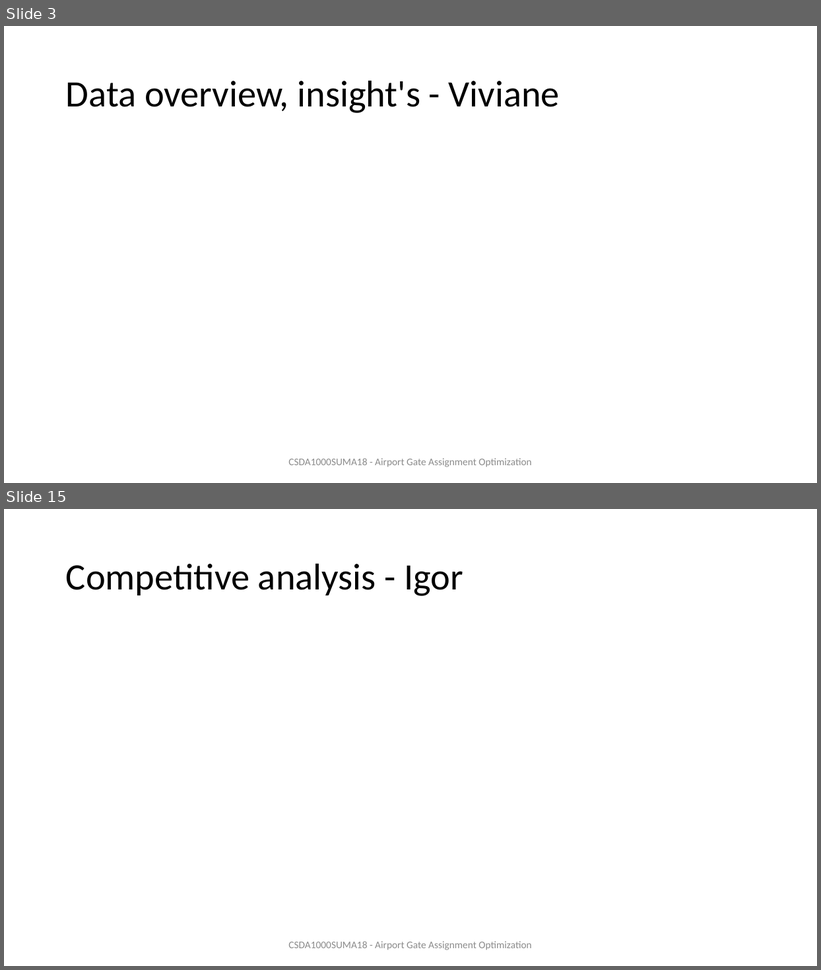
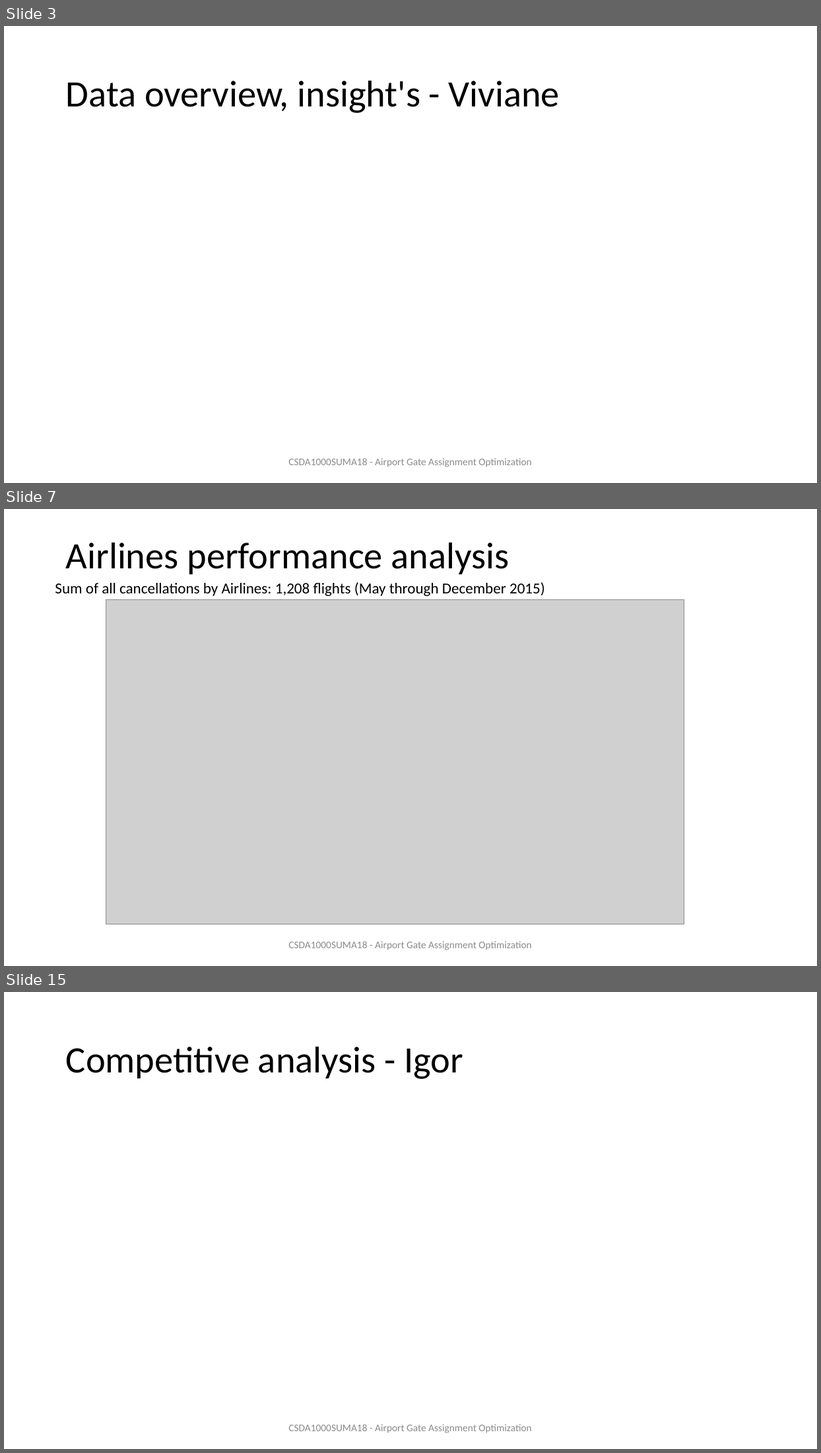
Before and after one commit to ivbsoftware/big-data-final, a slide deck: docs/slideshow/draft-Final Presentation.pptx. Shown one above the other, each under a label of ours: slides 3 and 15 before the commit, slides 3, 7 and 15 after it; the slides between them are not shown. The pictures are 821x970 and 821x1453 pixels, drawn with LibreOffice and Linux fonts; fonts in the diff are those of the drawing; grey boxes stand for pictures. Boxes give left, top, right and bottom in pixels: in the first picture for what was removed or moved away, otherwise in the second. Text is boxed around its words. In the diff, an @@ line names an element or a change of style, - is before the commit and + after.

Commit message:
updated slideshow - Diana&Kate/uploaded excel
Airlines performance analysis

```diff
--- a/docs/slideshow/draft-Final Presentation.pptx
+++ b/docs/slideshow/draft-Final Presentation.pptx
@@ slide 7 added at (4, 509, 817, 966), background #FFFFFF @@
@@ title added at (66, 542, 510, 574), 44 pt, text #000000 @@
+Airlines performance analysis
@@ text added at (55, 582, 545, 596), 18 pt, text #000000 @@
+Sum of all cancellations by Airlines: 1,208 flights (May through December 2015)
@@ picture added at (106, 600, 684, 924) @@
@@ text added at (288, 941, 531, 951), 12 pt, text #8C8C8C @@
+CSDA1000SUMA18 - Airport Gate Assignment Optimization
```
Also in this commit, not shown: 11 slides changed, 1 slide removed, 1 other file.
